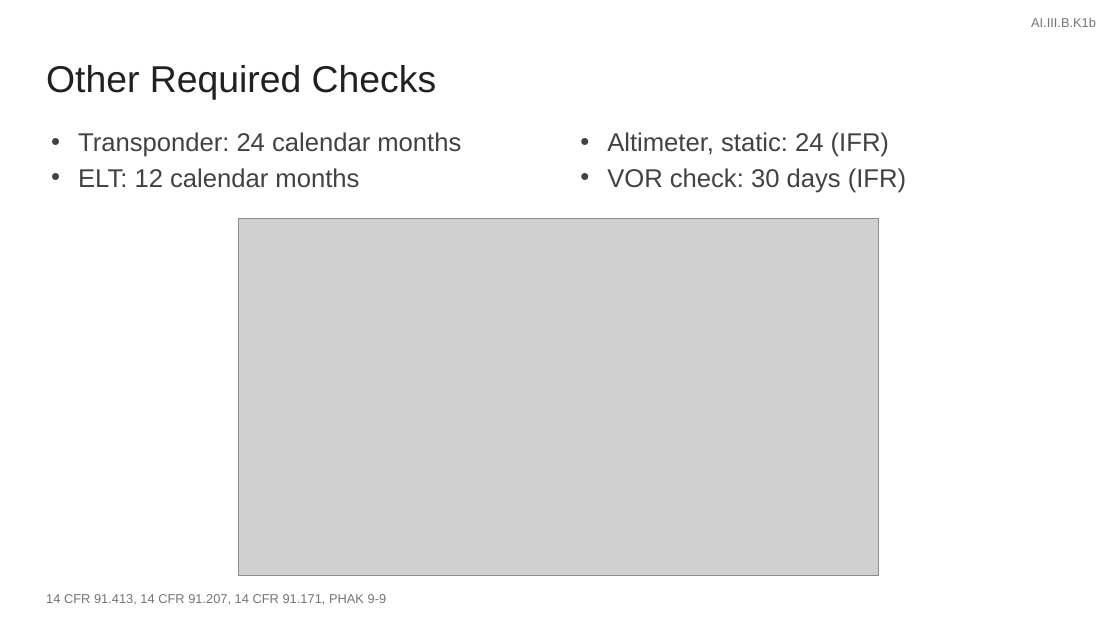
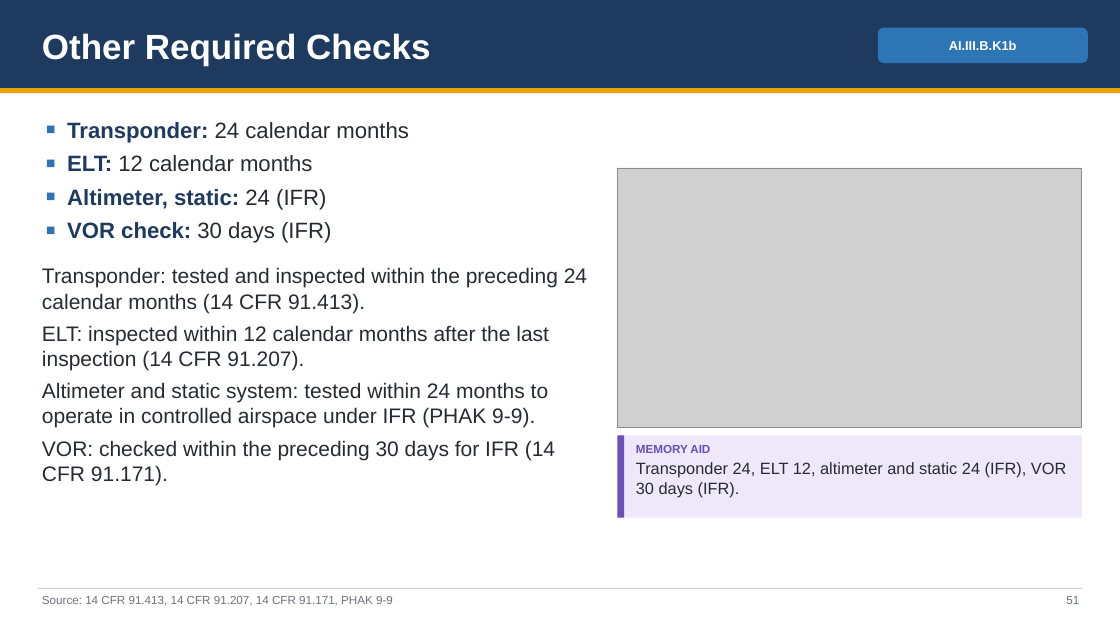
Before and after one commit to greenleeezekial1-glitch/Claude, a slide deck: slide 51 of Missed Codes Review/Missed Codes Review - Slides.pptx (slide 36 before the commit). Drawn at 1120x630 pixels with LibreOffice and Linux fonts; fonts in the diff are those of the drawing; grey boxes stand for pictures. Boxes give left, top, right and bottom in pixels: in the first picture for what was removed or moved away, otherwise in the second. Text is boxed around its words. In the diff, an @@ line names an element or a change of style, - is before the commit and + after.

```diff
--- a/Missed Codes Review/Missed Codes Review - Slides.pptx
+++ b/Missed Codes Review/Missed Codes Review - Slides.pptx
@@ rectangle added at [0, 0, 1120, 88], fill #1F3A5F @@
@@ text "Other Required Checks": place and size @@
-text "Other Required Checks" at [46, 65, 437, 100]
+text "Other Required Checks" at [42, 33, 430, 66]
@@ text "Other Required Checks" at [42, 33, 430, 66]: size 32 to 30 pt, text colour #212121 to #FFFFFF, bold on; less space between paragraphs @@
@@ rounded rectangle "AI.III.B.K1b": place and size @@
-rounded rectangle "AI.III.B.K1b" at [1031, 18, 1096, 27]
+rounded rectangle "AI.III.B.K1b" at [878, 28, 1088, 63]
@@ rounded rectangle "AI.III.B.K1b" at [878, 28, 1088, 63]: text colour #757575 to #FFFFFF, bold on; alignment right to centre; less space between paragraphs; vertical alignment top to middle; fill none to #2E75B6 @@
@@ rectangle added at [0, 88, 1120, 93], fill #E8A200 @@
@@ text added at [42, 122, 587, 485], 18 pt, text #262B33 @@
+■ Transponder: 24 calendar months
+■ ELT: 12 calendar months
+■ Altimeter, static: 24 (IFR)
+■ VOR check: 30 days (IFR)
+Transponder: tested and inspected within the preceding 24 calendar months (14 CFR 91.413).
+ELT: inspected within 12 calendar months after the last inspection (14 CFR 91.207).
+Altimeter and static system: tested within 24 months to operate in controlled airspace under IFR (PHAK 9-9).
+VOR: checked within the preceding 30 days for IFR (14 CFR 91.171).
@@ text removed at [78, 132, 461, 188] @@
-• Transponder: 24 calendar months
-• ELT: 12 calendar months
@@ picture: place and size @@
-picture at [239, 218, 879, 576]
+picture at [618, 168, 1082, 427]
@@ rectangle added at [618, 435, 1082, 518], fill #EEE8FA @@
@@ rectangle added at [618, 435, 624, 518], fill #6B4FBB @@
@@ text at [636, 445, 1066, 498]: text changed; size 22 to 14 pt; text colour #424242 to #262B33 @@
-• Altimeter, static: 24 (IFR)
-• VOR check: 30 days (IFR)
+MEMORY AID
+Transponder 24, ELT 12, altimeter and static 24 (IFR), VOR 30 days (IFR).
@@ rectangle added at [38, 588, 1082, 589], fill #D0D5DD @@
@@ text at [42, 596, 393, 606]: text changed; size 11 to 10 pt; text colour #757575 to #6B7280 @@
-14 CFR 91.413, 14 CFR 91.207, 14 CFR 91.171, PHAK 9-9
+Source: 14 CFR 91.413, 14 CFR 91.207, 14 CFR 91.171, PHAK 9-9
@@ text added at [1066, 596, 1079, 604], 10 pt, text #6B7280 @@
+51
```
Also in this commit, not shown: 37 other slides changed, 24 slides added, 6 slides removed, 12 other files.
